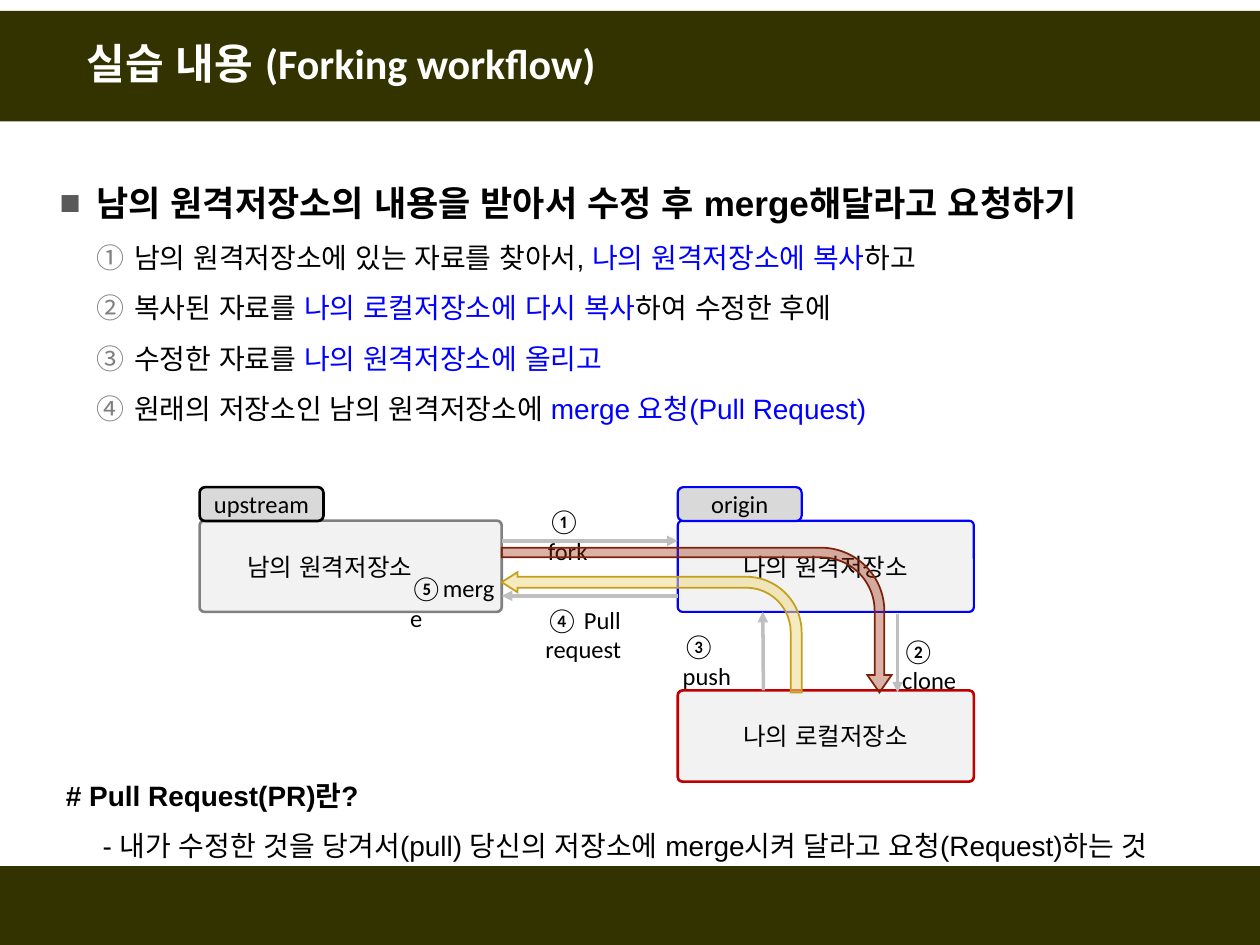
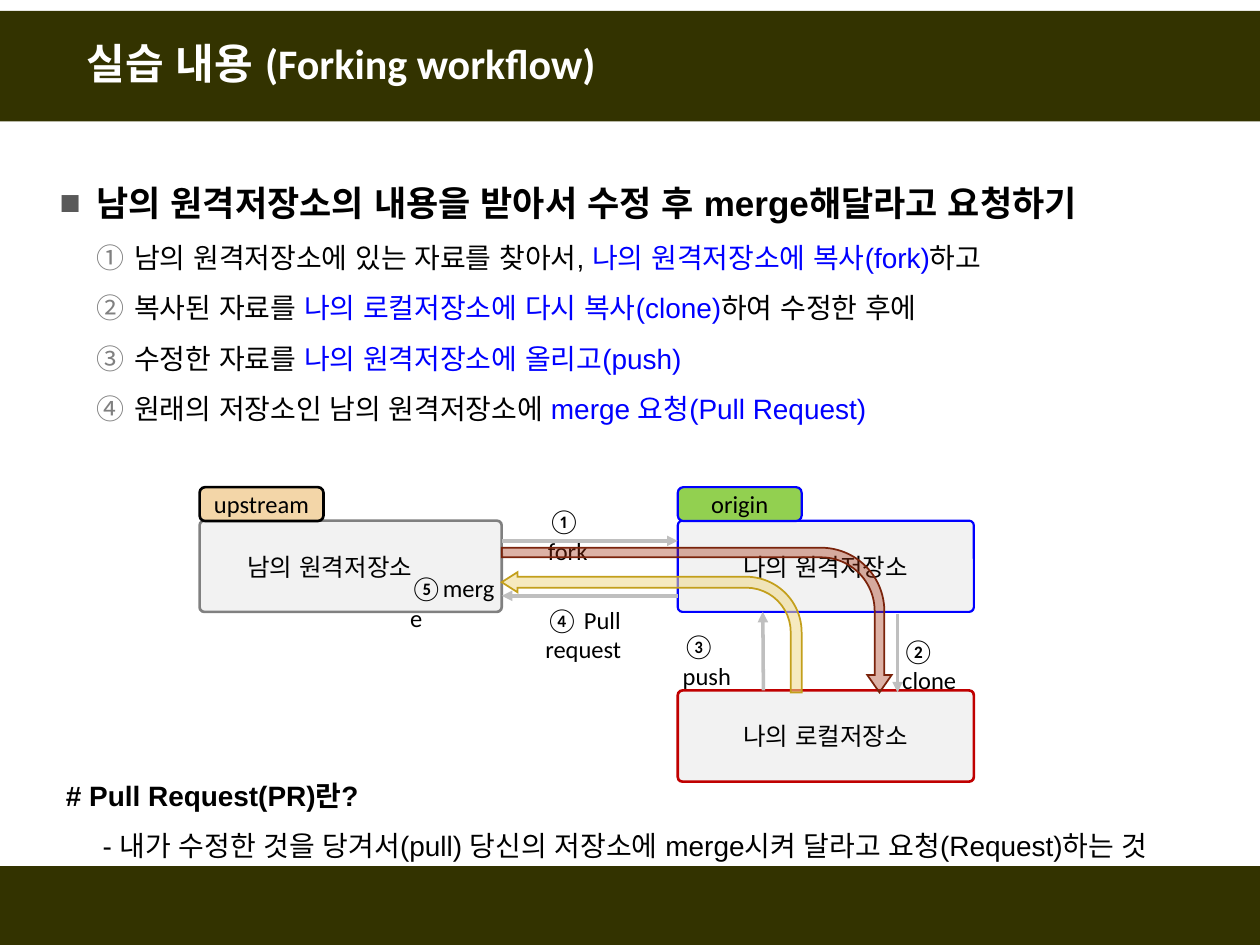
Before and after one commit to fasthill/github-lecture, a slide deck: slide 2 of git및github첫걸음3-forkclonePR.pptx. Drawn at 1260x945 pixels with LibreOffice and Linux fonts; fonts in the diff are those of the drawing. Boxes give left, top, right and bottom in pixels: in the first picture for what was removed or moved away, otherwise in the second. Text is boxed around its words. In the diff, an @@ line names an element or a change of style, - is before the commit and + after.

```diff
--- a/git및github첫걸음3-forkclonePR.pptx
+++ b/git및github첫걸음3-forkclonePR.pptx
@@ text at box(134, 244, 981, 375): text changed; text colour #000000 to #0000FF @@
-  1. 남의 원격저장소에 있는 자료를 찾아서, 나의 원격저장소에 복사하고
-  2. 복사된 자료를 나의 로컬저장소에 다시 복사하여 수정한 후에
-  3. 수정한 자료를 나의 원격저장소에 올리고
+  1. 남의 원격저장소에 있는 자료를 찾아서, 나의 원격저장소에 복사(fork)하고
+  2. 복사된 자료를 나의 로컬저장소에 다시 복사(clone)하여 수정한 후에
+  3. 수정한 자료를 나의 원격저장소에 올리고(push)
@@ rounded rectangle "upstream" at box(199, 488, 323, 522): fill #D9D9D9 to #F3D6A8 @@
@@ rounded rectangle "origin" at box(678, 488, 801, 522): fill #D9D9D9 to #92D050 @@
```
Also in this commit, not shown: 31 other slides changed, 2 slides added.
